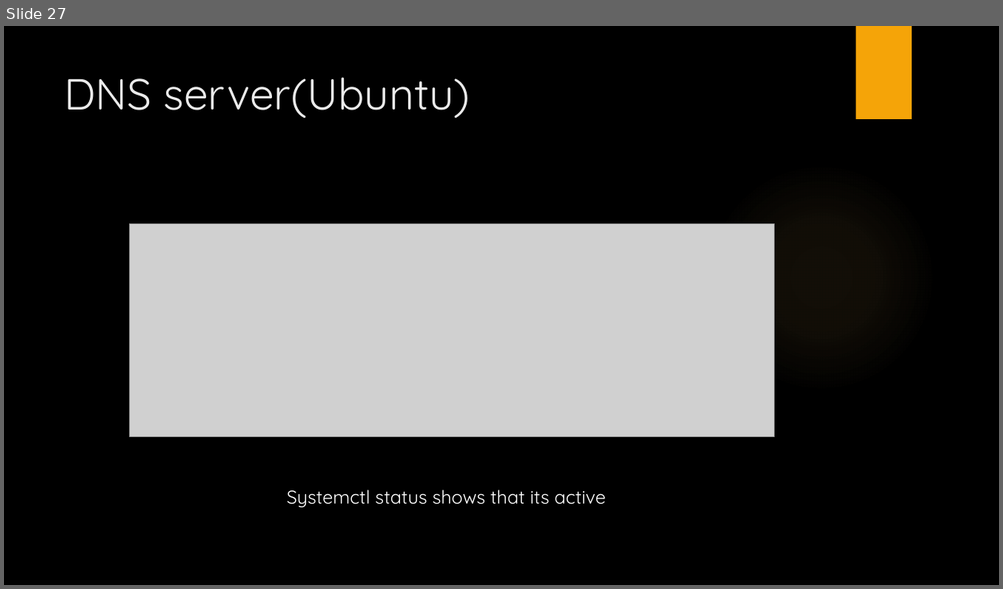
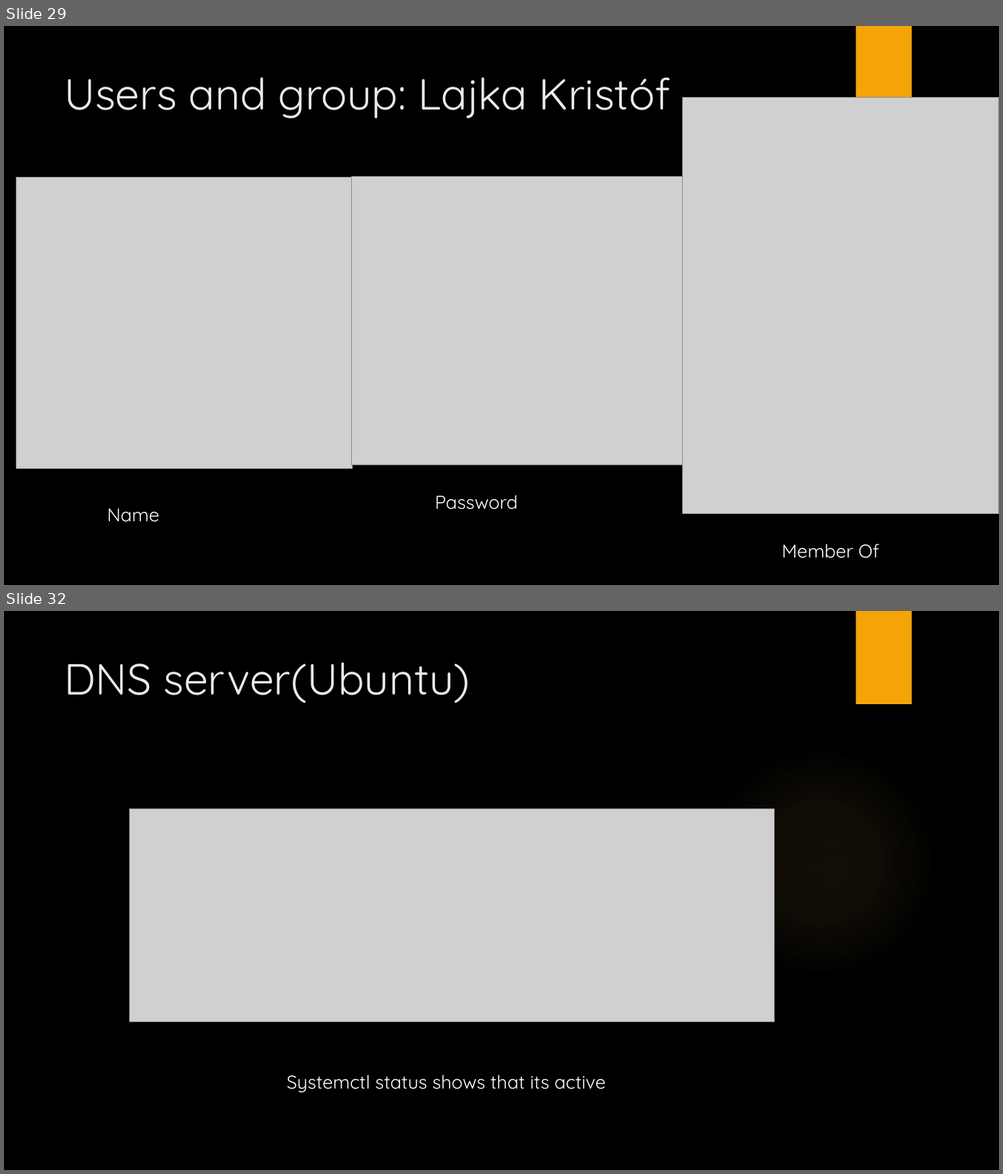
Before and after one commit to LajkaK2006/BorsodNet, a slide deck: BorsodNet.pptx. Shown one above the other, each under a label of ours: slide 27 before the commit, slides 29 and 32 after it; the slides between them are not shown. The pictures are 1003x589 and 1003x1174 pixels, drawn with LibreOffice and Linux fonts; fonts in the diff are those of the drawing; grey boxes stand for pictures; background and template pictures are left out. Boxes give left, top, right and bottom in pixels: in the first picture for what was removed or moved away, otherwise in the second. Text is boxed around its words. In the diff, an @@ line names an element or a change of style, - is before the commit and + after.

```diff
--- a/BorsodNet.pptx
+++ b/BorsodNet.pptx
@@ slide 29 added at box(4, 26, 999, 585), background picture (left out); not listed: 1 template element that a slide beside it also shows @@
@@ title added at box(64, 77, 671, 118), 42 pt, text #EBEBEB @@
+Users and group: Lajka Kristóf
@@ picture added at box(683, 98, 999, 514) @@
@@ picture added at box(17, 178, 353, 470) @@
@@ picture added at box(351, 177, 684, 465) @@
@@ text added at box(107, 508, 159, 523), 18 pt, text #FFFFFF @@
+Name
@@ text added at box(435, 495, 518, 510), 18 pt, text #FFFFFF @@
+Password
@@ text added at box(782, 544, 879, 559), 18 pt, text #FFFFFF @@
+Member Of
@@ what was slide 27 is now slide 32 @@
```
Also in this commit, not shown: 2 slides changed, 4 other slides added.
